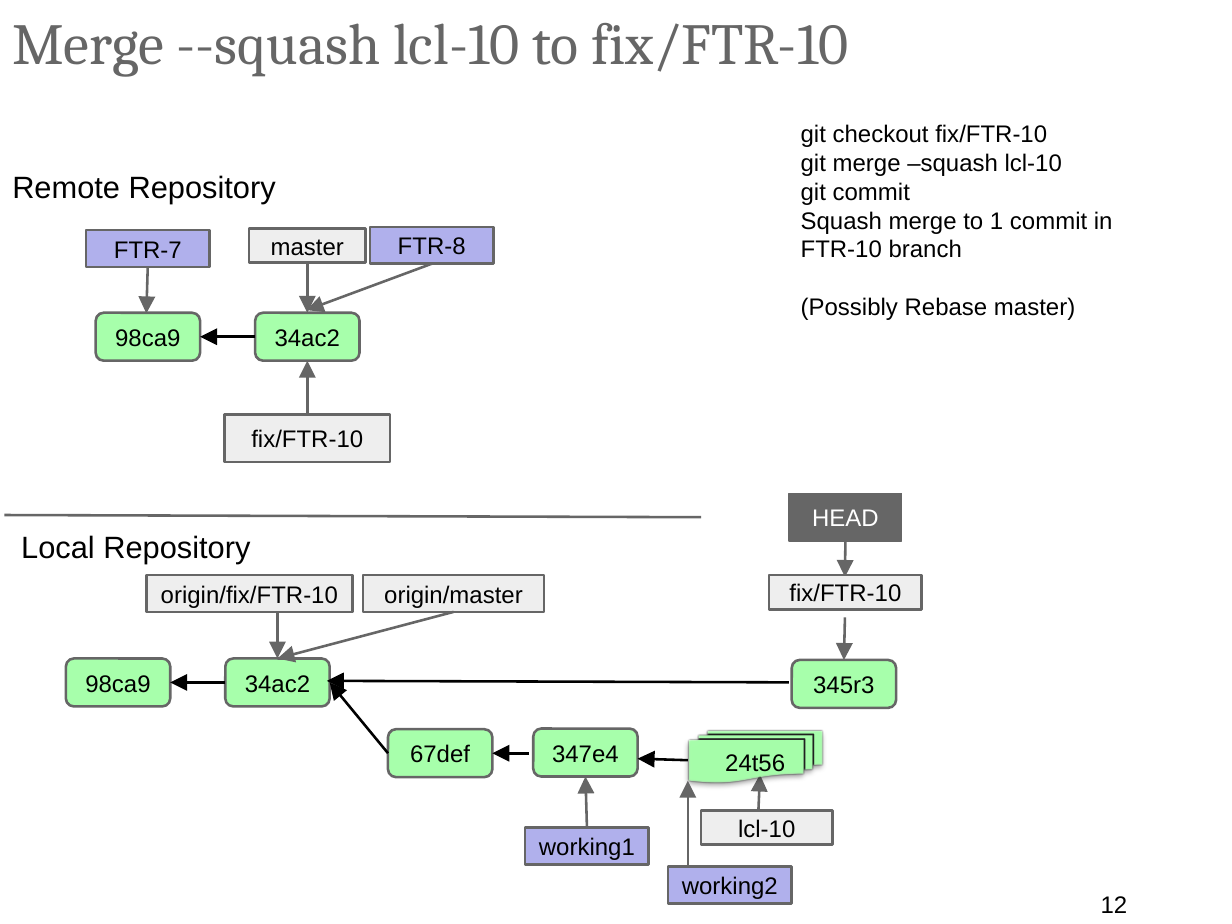
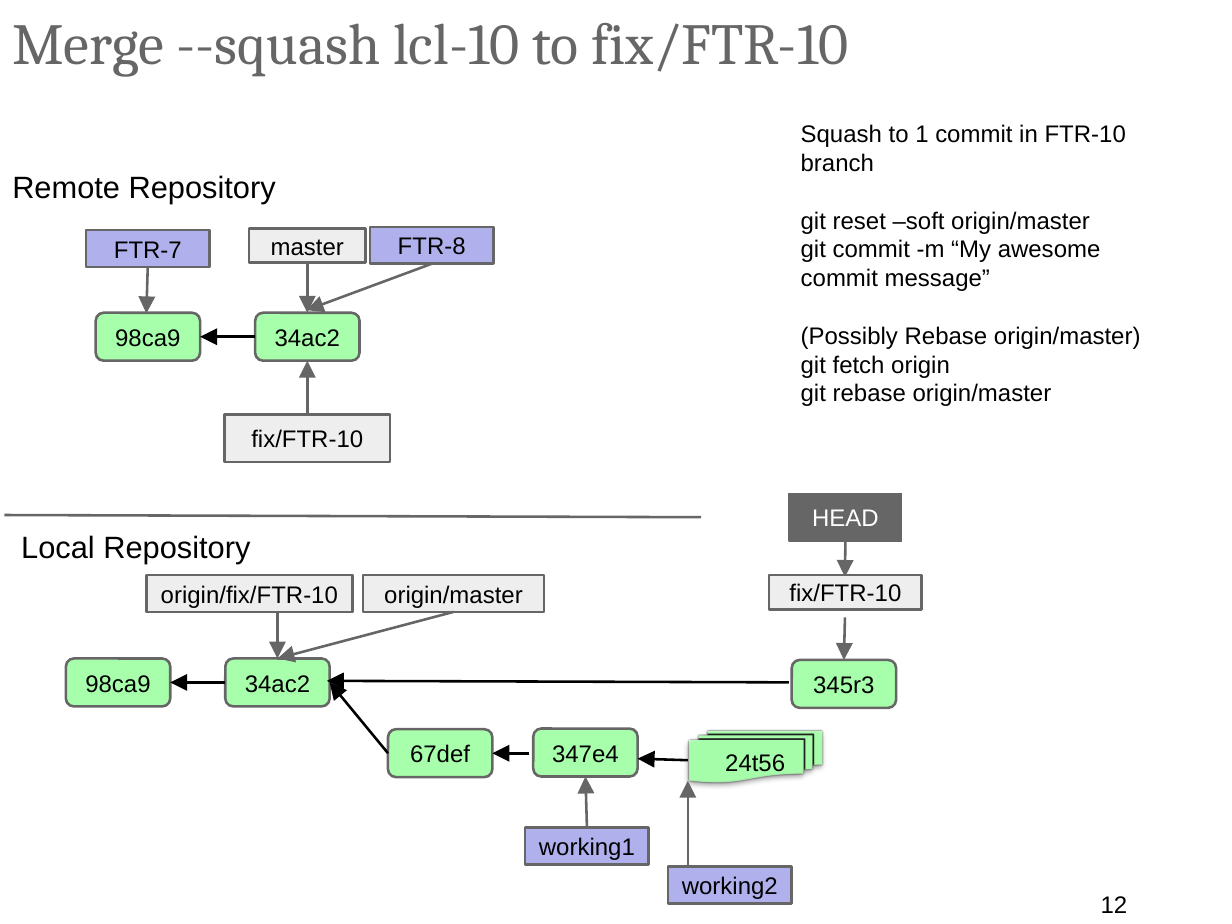
Before and after one commit to ilyaro/mysite, a slide deck: slide 12 of WorkStuff/Courses/Git/Git_Gitlab_Best_Practices/Git_Gitlab_BestPractices.pptx. Drawn at 1232x924 pixels with LibreOffice and Linux fonts; fonts in the diff are those of the drawing. Boxes give left, top, right and bottom in pixels: in the first picture for what was removed or moved away, otherwise in the second. Text is boxed around its words. In the diff, an @@ line names an element or a change of style, - is before the commit and + after.

```diff
--- a/WorkStuff/Courses/Git/Git_Gitlab_Best_Practices/Git_Gitlab_BestPractices.pptx
+++ b/WorkStuff/Courses/Git/Git_Gitlab_Best_Practices/Git_Gitlab_BestPractices.pptx
@@ text at (801, 124, 1141, 406): text changed @@
-git checkout fix/FTR-10
-git merge –squash lcl-10
-git commit
-Squash merge to 1 commit in FTR-10 branch
-(Possibly Rebase master)
+Squash to 1 commit in FTR-10 branch
+git reset –soft origin/master
+git commit -m “My awesome commit message”
+(Possibly Rebase origin/master)
+git fetch origin
+git rebase origin/master
@@ arrow removed from (759, 811) to (760, 775) @@
@@ rectangle removed at (701, 811, 833, 845) @@
-lcl-10
```
Also in this commit, not shown: 14 other slides changed, 6 slides added, 1 slide removed.
